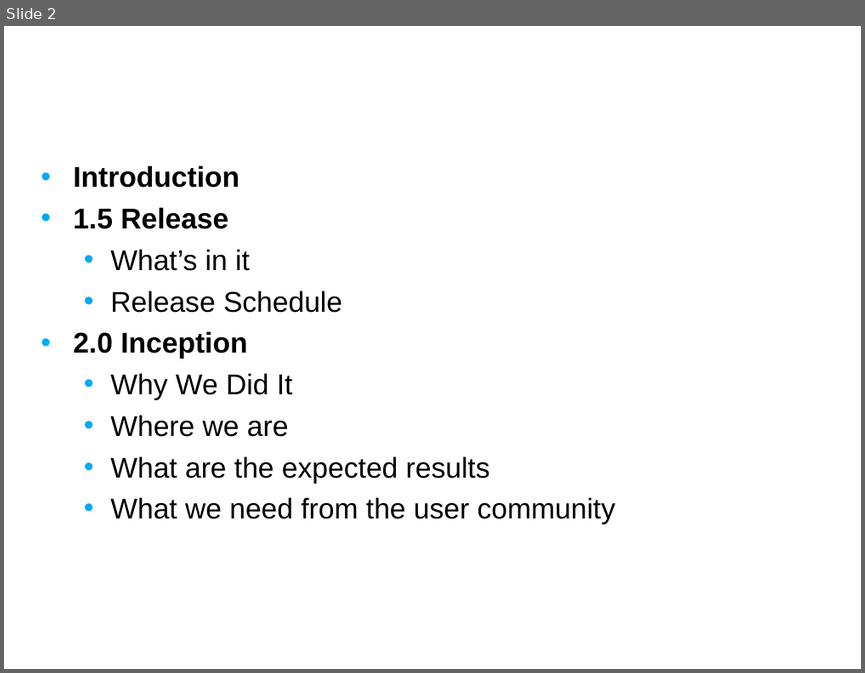
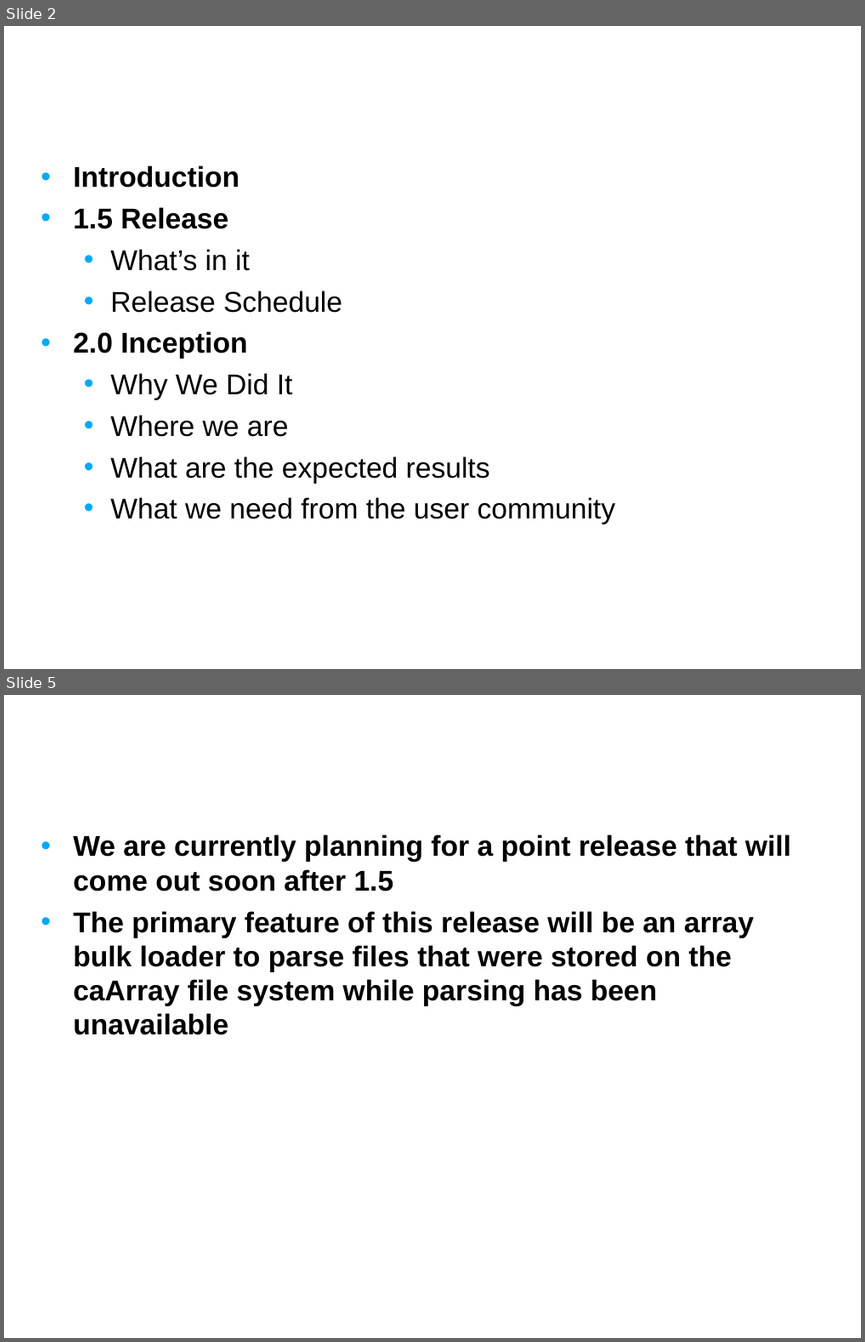
Before and after one commit to NCIP/caarray-docs, a slide deck: project_management/open_meetings/caArray User Community Meeting May 9.ppt. Shown one above the other, each under a label of ours: slide 2 before the commit, slides 2 and 5 after it; the slides between them are not shown. The pictures are 865x673 and 865x1342 pixels, drawn with LibreOffice and Linux fonts; fonts in the diff are those of the drawing; background and template pictures are left out. Boxes give left, top, right and bottom in pixels: in the first picture for what was removed or moved away, otherwise in the second. Text is boxed around its words. In the diff, an @@ line names an element or a change of style, - is before the commit and + after.

```diff
--- a/project_management/open_meetings/caArray User Community Meeting May 9.ppt
+++ b/project_management/open_meetings/caArray User Community Meeting May 9.ppt
@@ slide 5 added at <box>4,695,861,1338</box>, background picture (left out) @@
@@ title added at <box>32,695,675,795</box>, 24 pt, text #FFFFFF, bold @@
+caArray 1.5.1
@@ text added at <box>73,834,791,1035</box>, 24 pt, text #000000, bold @@
+• We are currently planning for a point release that will come out soon after 1.5
+• The primary feature of this release will be an array bulk loader to parse files that were stored on the caArray file system while parsing has been unavailable
```
Also in this commit, not shown: 1 slide changed, 2 other slides added, 1 slide removed.
